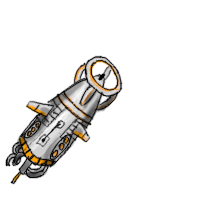
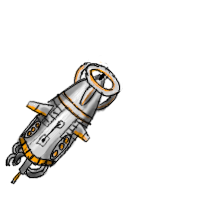
Before/after of a 200 × 200 layered artwork. What changed in the layer stack:
painted on "pulse wave lines" over [80, 55, 123, 96]
painted on "pulse wave shade" over [93, 74, 114, 91]
painted on "pulse wave color" over [83, 55, 123, 102]
